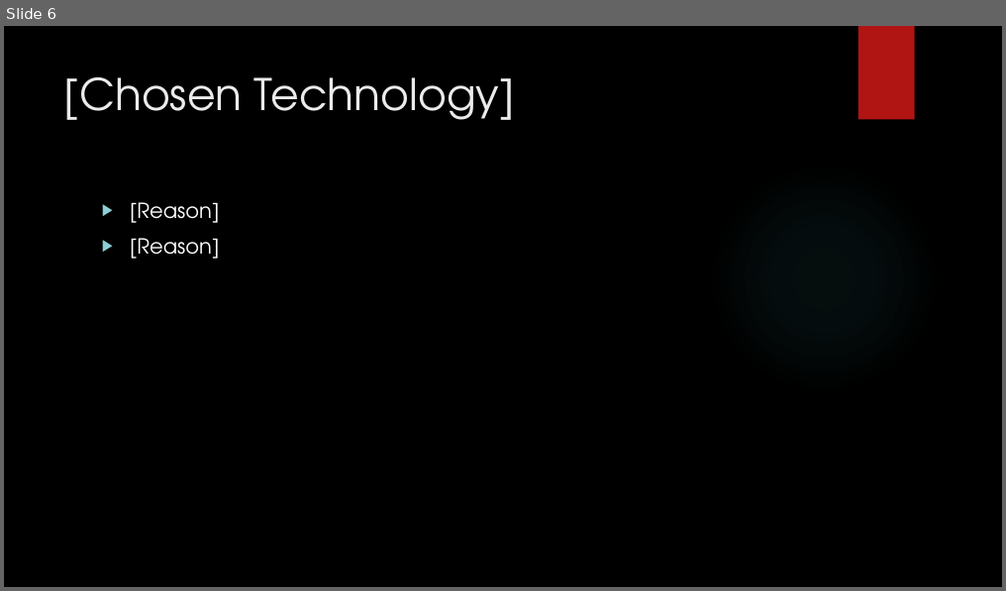
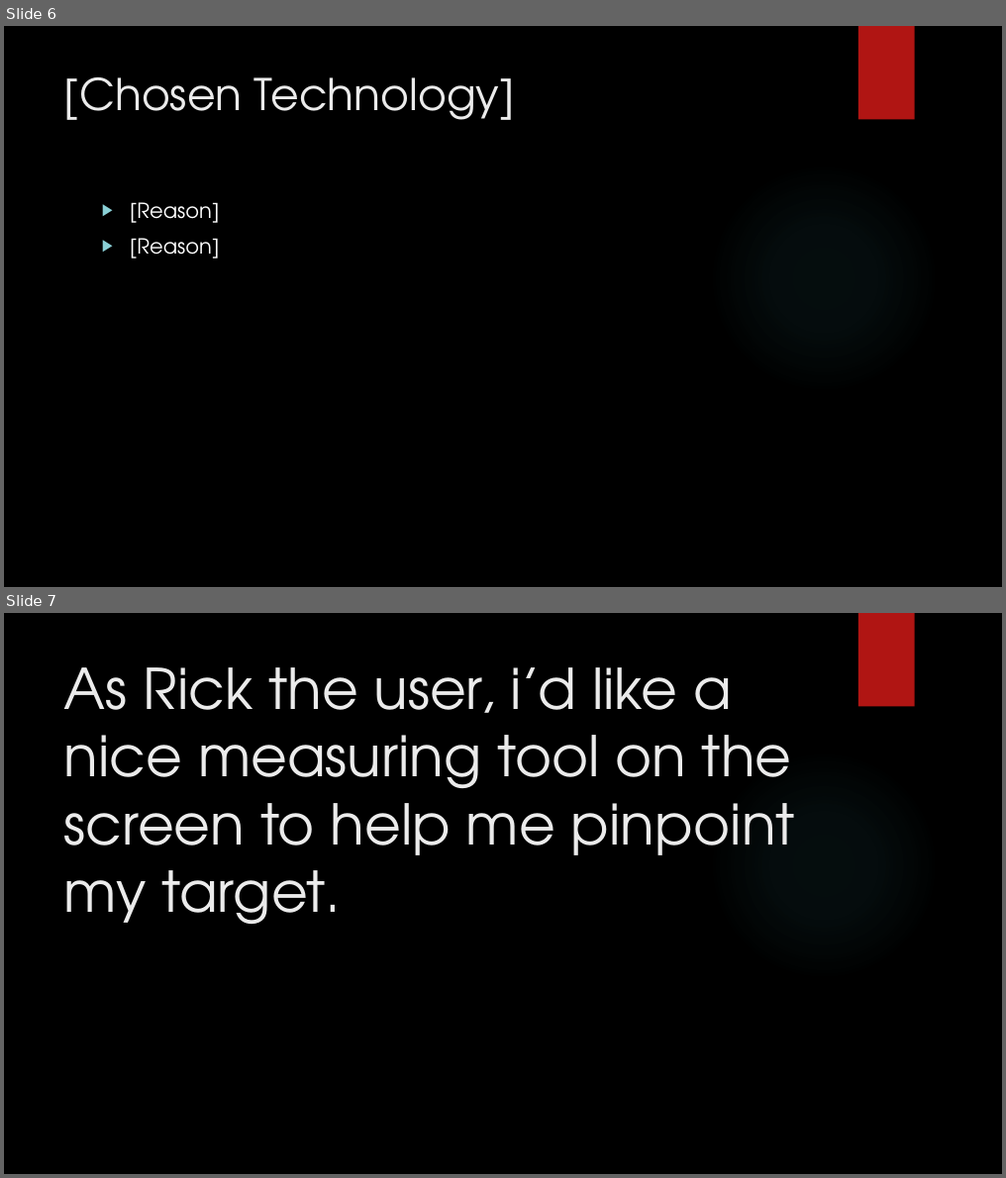
Before and after one commit to junmin-yee/Landmarked, a slide deck: Technology Presentation.pptx. Shown one above the other, each under a label of ours: slide 6 before the commit, slides 6 and 7 after it. The pictures are 1006x591 and 1006x1178 pixels, drawn with LibreOffice and Linux fonts; fonts in the diff are those of the drawing; background and template pictures are left out. Boxes give left, top, right and bottom in pixels: in the first picture for what was removed or moved away, otherwise in the second. Text is boxed around its words. In the diff, an @@ line names an element or a change of style, - is before the commit and + after.

Commit message:
Add files via upload
Added user story slides

```diff
--- a/Technology Presentation.pptx
+++ b/Technology Presentation.pptx
@@ slide 7 added at [4, 613, 1002, 1174], background picture (left out); not listed: 2 template elements that a slide beside it also shows @@
@@ title added at [64, 667, 795, 924], 54 pt, text #EBEBEB @@
+As Rick the user, i’d like a nice measuring tool on the screen to help me pinpoint my target.
```
Also in this commit, not shown: 52 other slides added, 1 slide removed.
